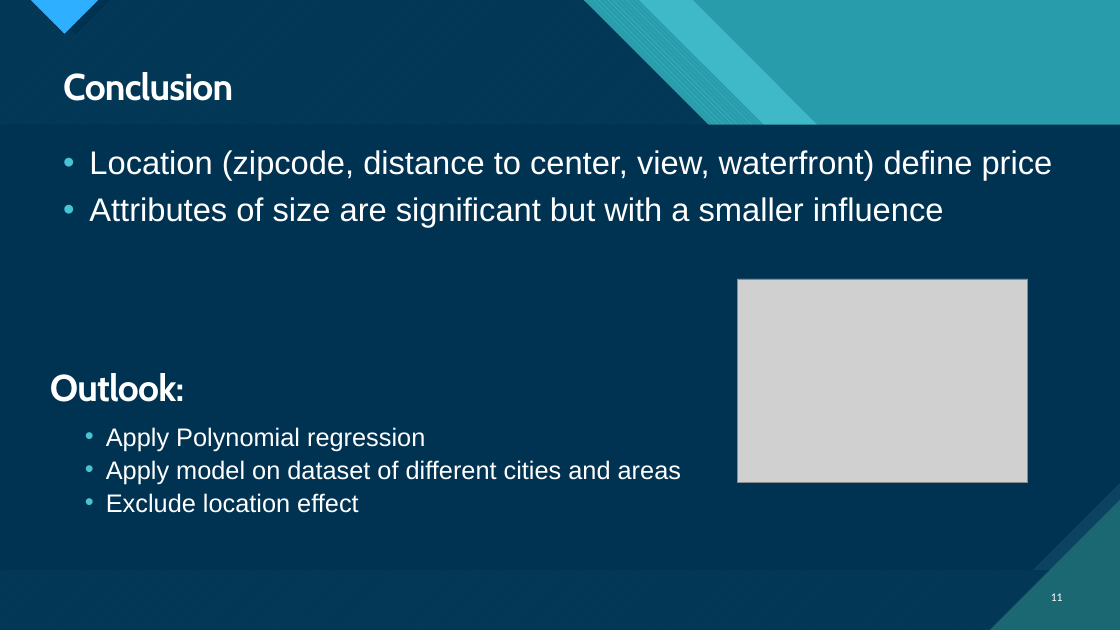
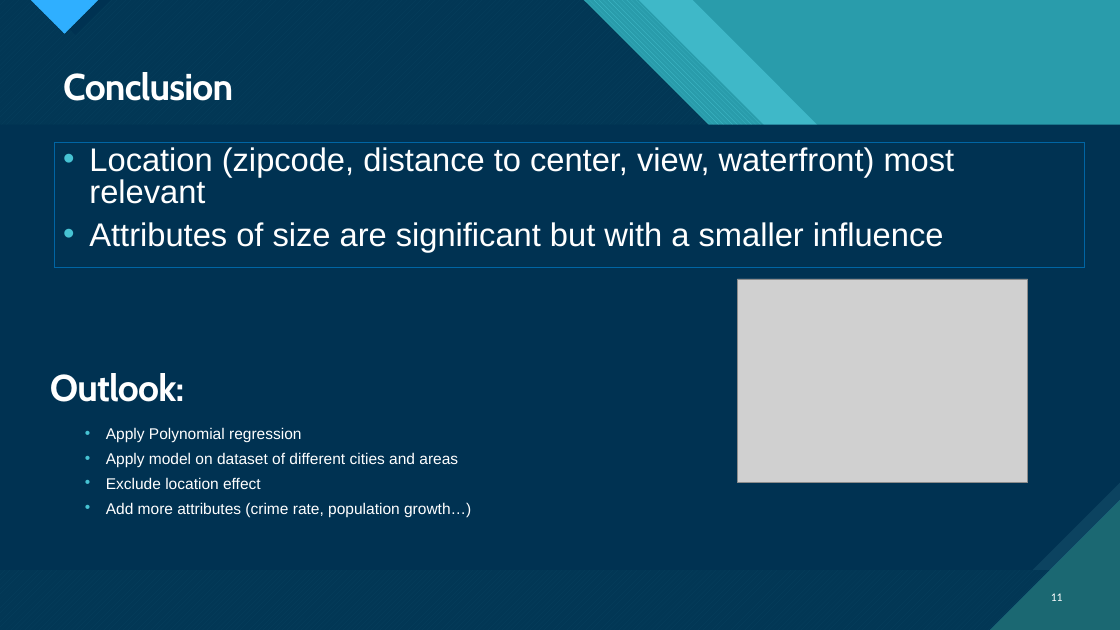
Before and after one commit to CrisQueCris/Houseprices, a slide deck: slide 11 of Final PresentationKC.pptx. Drawn at 1120x630 pixels with LibreOffice and Linux fonts; fonts in the diff are those of the drawing; grey boxes stand for pictures. Boxes give left, top, right and bottom in pixels: in the first picture for what was removed or moved away, otherwise in the second. Text is boxed around its words. In the diff, an @@ line names an element or a change of style, - is before the commit and + after.

```diff
--- a/Final PresentationKC.pptx
+++ b/Final PresentationKC.pptx
@@ rectangle "Location (zipcode, distance to center, ...": place and size @@
-rectangle "Location (zipcode, distance to center, ..." at box(89, 150, 1053, 227)
+rectangle "Location (zipcode, distance to center, ..." at box(55, 143, 1085, 268)
@@ rectangle "Location (zipcode, distance to center, ..." at box(55, 143, 1085, 268): outline none to #0065A4 0.75 pt @@
@@ text in rectangle at box(89, 147, 955, 204): text changed @@
-• Location (zipcode, distance to center, view, waterfront) define price
+• Location (zipcode, distance to center, view, waterfront) most relevant
@@ text in rectangle at box(89, 222, 944, 252): line spacing 0.9 to 0.8 @@
@@ text at box(106, 427, 458, 489): size 21.7 to 13.3 pt in "Apply Polynomial regression", "Apply model on dataset of different cities ...", "Exclude location effect" @@
@@ text at box(106, 502, 471, 517): paragraph added @@
+• Add more attributes (crime rate, population growth…)
```
Also in this commit, not shown: 1 other slide changed, 1 other file.
